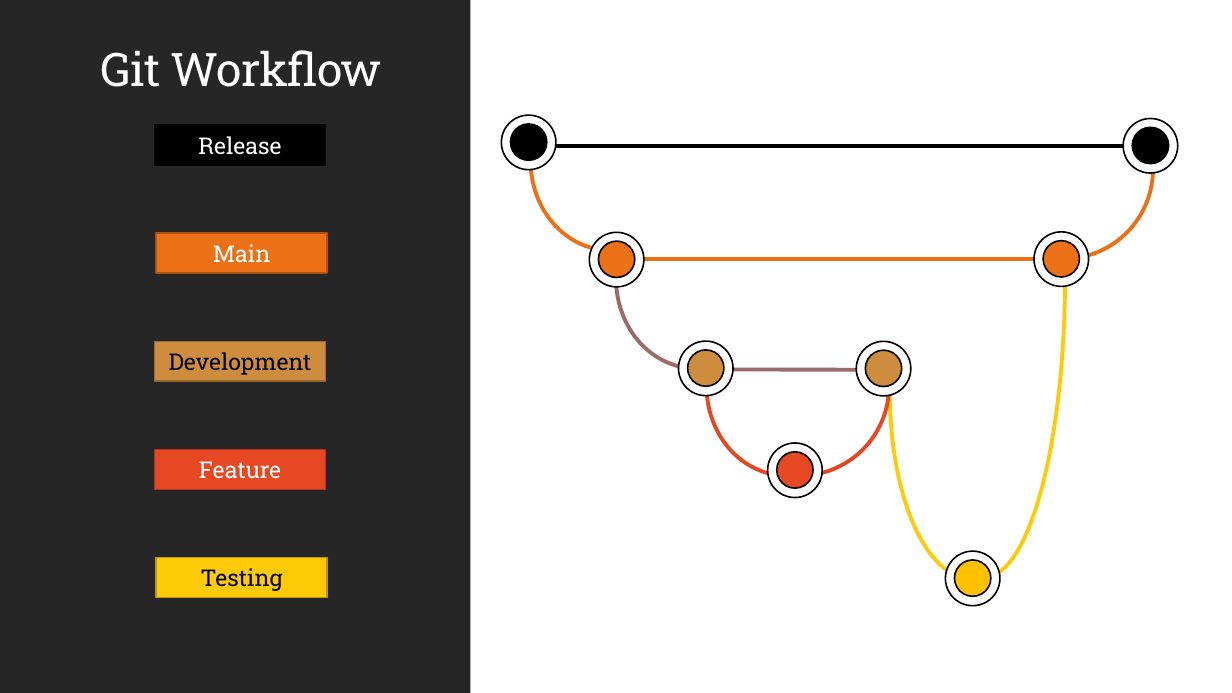
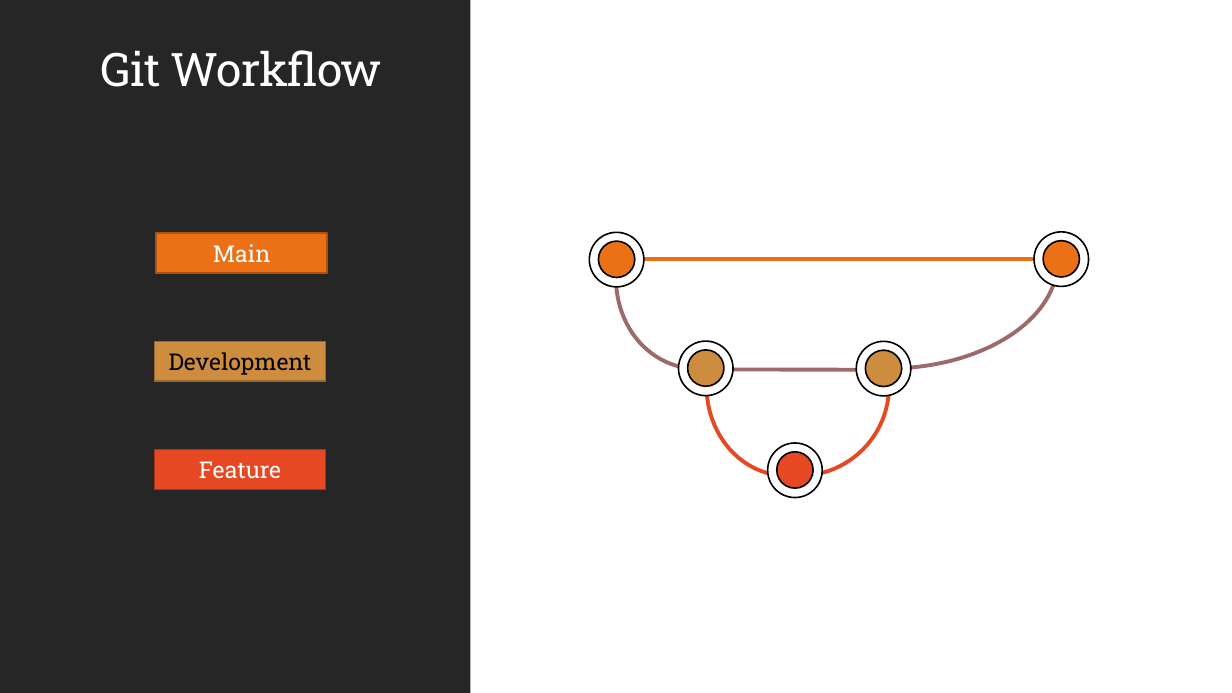
Before and after one commit to herlianto-github/Todos, a slide deck: slide 11 of PPT Presentasi/PPT project todo new.pptx. Drawn at 1232x693 pixels with LibreOffice and Linux fonts; fonts in the diff are those of the drawing. Boxes give left, top, right and bottom in pixels: in the first picture for what was removed or moved away, otherwise in the second. Text is boxed around its words. In the diff, an @@ line names an element or a change of style, - is before the commit and + after.

Commit message:
Swagger and PPT presentasi

```diff
--- a/PPT Presentasi/PPT project todo new.pptx
+++ b/PPT Presentasi/PPT project todo new.pptx
@@ arc (boxed as its full ellipse) removed at (531, 71, 691, 250) @@
@@ arc (boxed as its full ellipse) removed at (974, 80, 1153, 260) @@
@@ ellipse removed at (502, 116, 556, 170) @@
@@ ellipse removed at (1124, 118, 1178, 173) @@
@@ rectangle removed at (154, 125, 325, 165) @@
-Release
@@ ellipse removed at (510, 124, 546, 160) @@
@@ line removed from (547, 146) to (1141, 146) @@
@@ ellipse removed at (1132, 128, 1168, 164) @@
@@ arc (boxed as its full ellipse): place and size @@
-arc (boxed as its full ellipse) at (905, 0, 1066, 577)
+arc (boxed as its full ellipse) at (717, 152, 1058, 368)
@@ arc (boxed as its full ellipse) at (717, 152, 1058, 368): outline #FFCA08 3 pt to #9C6A6A 3 pt @@
@@ arc (boxed as its full ellipse) removed at (890, 206, 1051, 579) @@
@@ rectangle removed at (156, 558, 327, 598) @@
-Testing
@@ ellipse removed at (945, 551, 1000, 605) @@
@@ ellipse removed at (955, 560, 991, 596) @@
```
Also in this commit, not shown: 2 other files.
